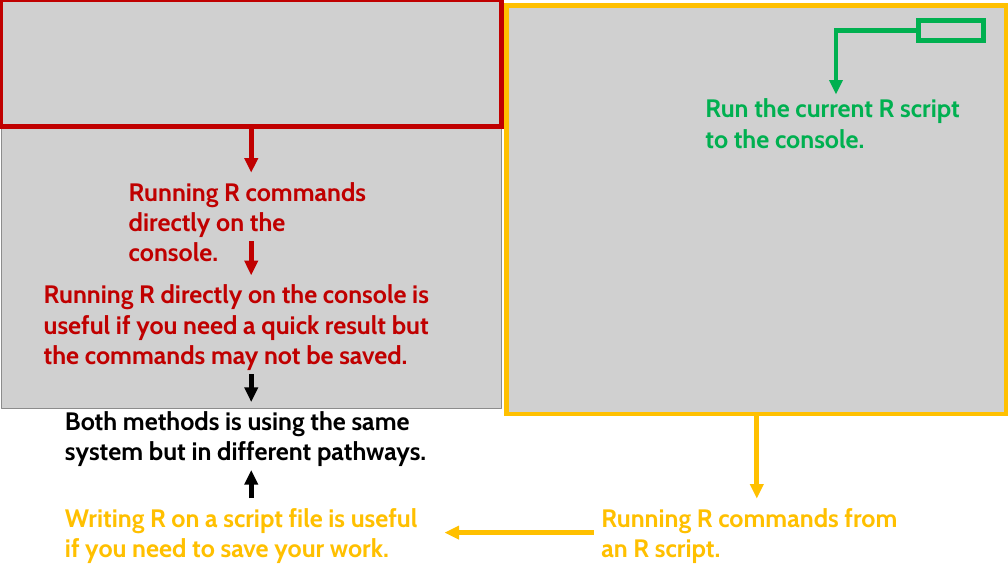
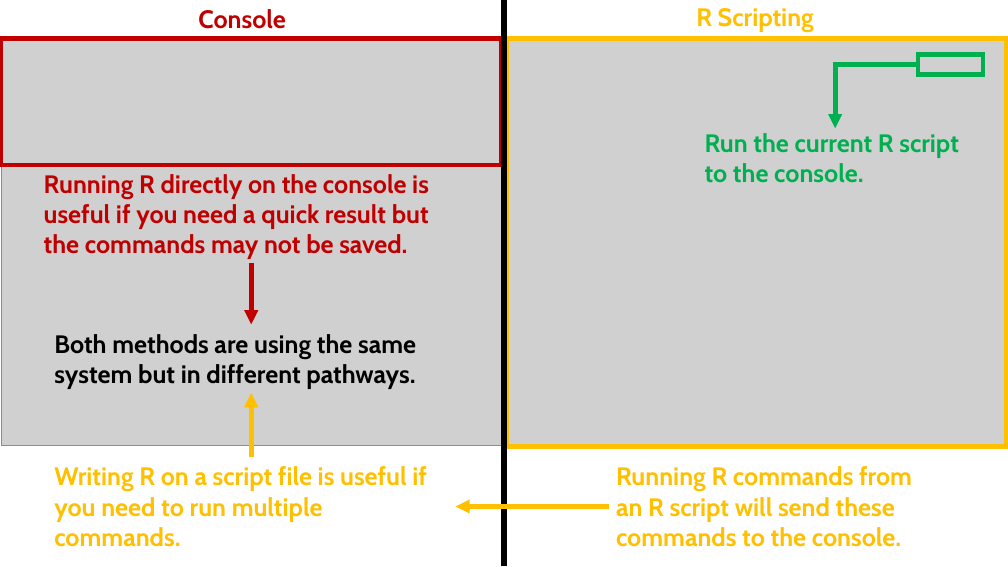
Before and after one commit to upmathematics/mth-391a-sp25-otco, a slide deck: slide 1 of docs/lessons/1.3-mth391-cloud-computing/r-studio-console-vs-scripting.pptx. Drawn at 1008x567 pixels with LibreOffice and Linux fonts; fonts in the diff are those of the drawing; grey boxes stand for pictures. Boxes give left, top, right and bottom in pixels: in the first picture for what was removed or moved away, otherwise in the second. Text is boxed around its words. In the diff, an @@ line names an element or a change of style, - is before the commit and + after.

```diff
--- a/docs/lessons/1.3-mth391-cloud-computing/r-studio-console-vs-scripting.pptx
+++ b/docs/lessons/1.3-mth391-cloud-computing/r-studio-console-vs-scripting.pptx
@@ text added at (198, 9, 285, 29), 24 pt, text #C00000, bold @@
+Console
@@ line added from (504, 0) to (504, 566), #000000 6 pt @@
@@ text added at (696, 8, 814, 32), 24 pt, text #FFC000, bold @@
+R Scripting
@@ rectangle: place and size @@
-rectangle at (1, 0, 501, 126)
+rectangle at (1, 39, 501, 165)
@@ picture: place and size @@
-picture at (505, 5, 1007, 413)
+picture at (504, 37, 1006, 445)
@@ 2 rectangles, 1 picture, 1 text, 1 elbow arrow: place and size @@
-2 rectangles, 1 picture, 1 text, 1 elbow arrow at (1, 0, 1007, 414)
+2 rectangles, 1 picture, 1 text, 1 elbow arrow at (1, 37, 1007, 447)
@@ arrow removed from (251, 126) to (251, 172) @@
@@ text "Running R directly on the ...": place and size @@
-text "Running R directly on the ..." at (44, 284, 429, 370)
+text "Running R directly on the ..." at (44, 174, 429, 259)
@@ text removed at (129, 182, 366, 262) @@
-Running R commands directly on the console.
@@ arrow moved from (251, 241) - (251, 275) to (251, 263) - (251, 324) @@
@@ text at (54, 334, 416, 389): text changed @@
-Both methods is using the same system but in different pathways.
+Both methods are using the same system but in different pathways.
@@ arrow removed from (251, 374) to (251, 402) @@
@@ arrow moved from (251, 498) - (251, 470) to (251, 457) - (251, 393) @@
@@ arrow (251, 457) - (251, 393): stroke #000000 4.5 pt to #FFC000 4.5 pt @@
@@ arrow removed from (757, 414) to (757, 498) @@
@@ text at (54, 466, 427, 547): text changed @@
-Writing R on a script file is useful if you need to save your work.
+Writing R on a script file is useful if you need to run multiple commands.
@@ text at (616, 466, 912, 547): text changed @@
-Running R commands from an R script.
+Running R commands from an R script will send these commands to the console.
@@ arrow moved from (594, 533) - (445, 533) to (609, 507) - (456, 507) @@
```
Also in this commit, not shown: 36 other files.
